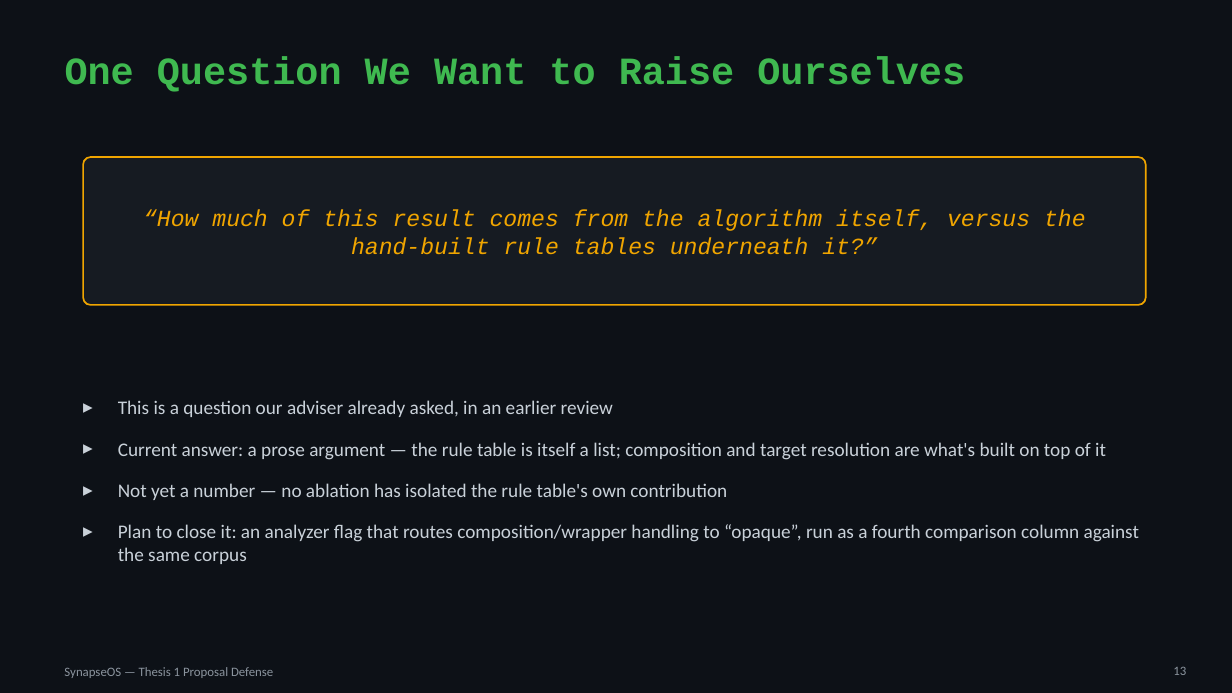
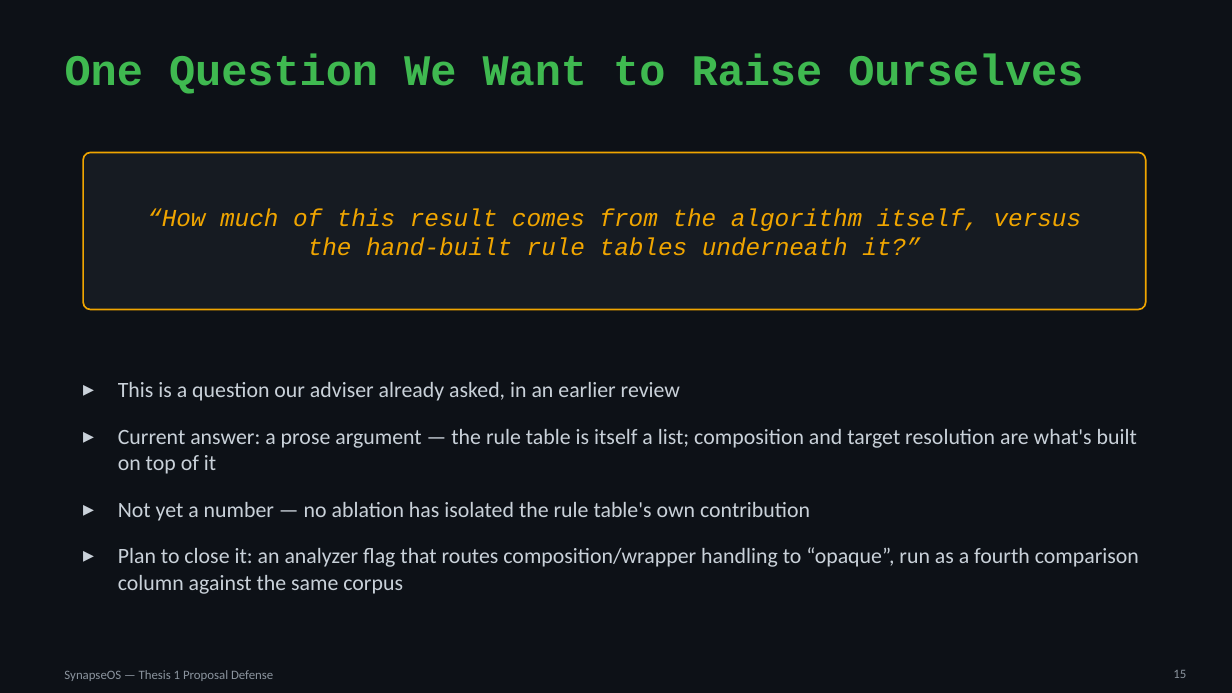
Before and after one commit to willardcsoriano/thesis, a slide deck: slide 15 of thesis 1/defense/SynapseOS_Proposal_Defense.pptx (slide 13 before the commit). Drawn at 1232x693 pixels with LibreOffice and Linux fonts; fonts in the diff are those of the drawing. Boxes give left, top, right and bottom in pixels: in the first picture for what was removed or moved away, otherwise in the second. Text is boxed around its words. In the diff, an @@ line names an element or a change of style, - is before the commit and + after.

```diff
--- a/thesis 1/defense/SynapseOS_Proposal_Defense.pptx
+++ b/thesis 1/defense/SynapseOS_Proposal_Defense.pptx
@@ title "One Question We Want to ..." at bbox=[65, 53, 1083, 94]: size 30 to 34 pt @@
@@ rounded rectangle: place and size @@
-rounded rectangle at bbox=[83, 157, 1146, 305]
+rounded rectangle at bbox=[83, 152, 1146, 310]
@@ rounded rectangle at bbox=[83, 152, 1146, 310]: proportions changed @@
@@ text "“How much of this result ..." at bbox=[147, 208, 1082, 256]: size 18 to 19 pt @@
@@ text "This is a question our ..." at bbox=[118, 382, 1139, 594]: size 15 to 17 pt; more space between paragraphs @@
@@ page number removed at bbox=[1173, 667, 1186, 675] @@
-13
@@ page number added at bbox=[1173, 670, 1186, 678], 10 pt, text #8B949E @@
+15
```
Also in this commit, not shown: 14 other slides changed, 2 slides added, 2 other files.
